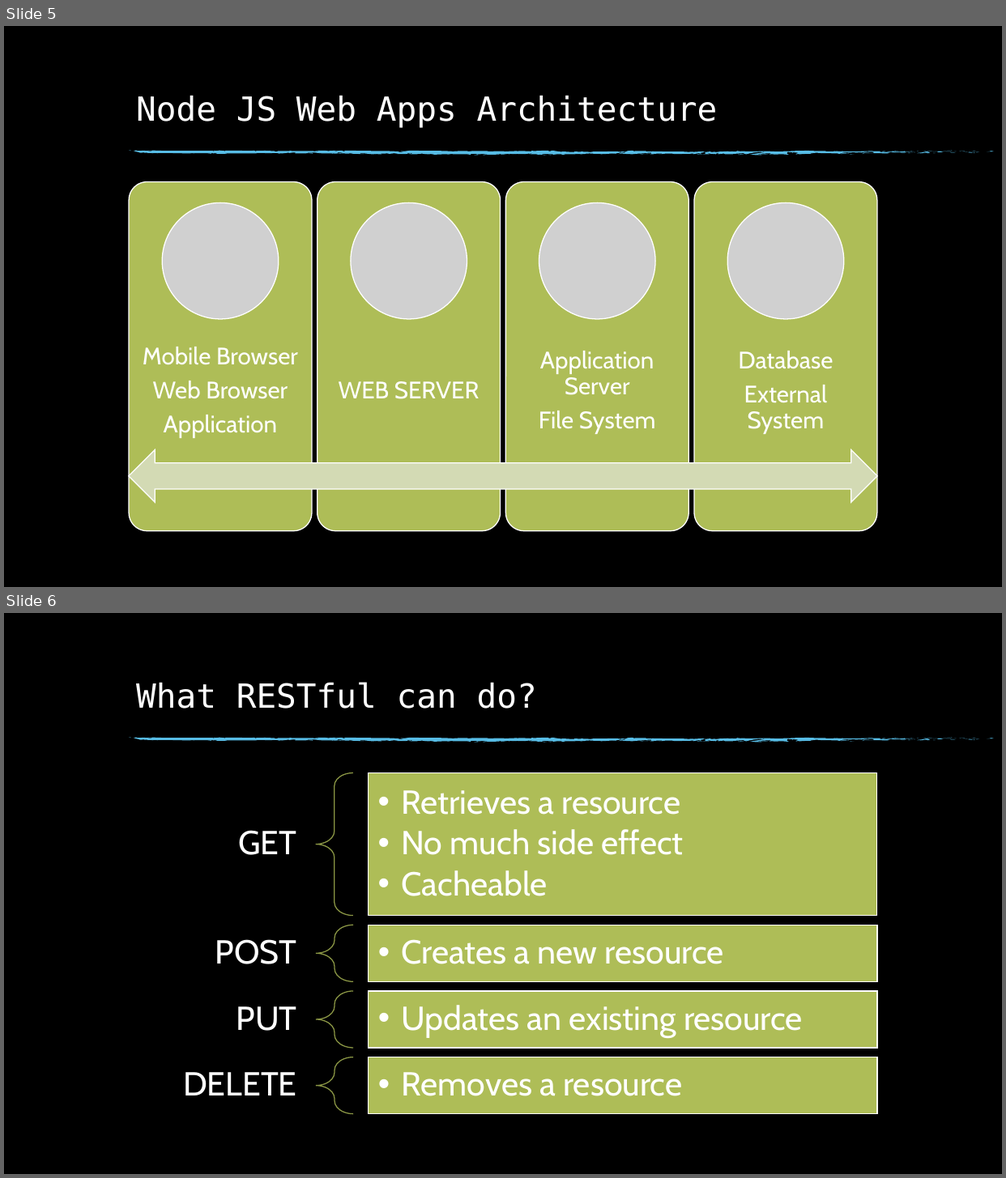
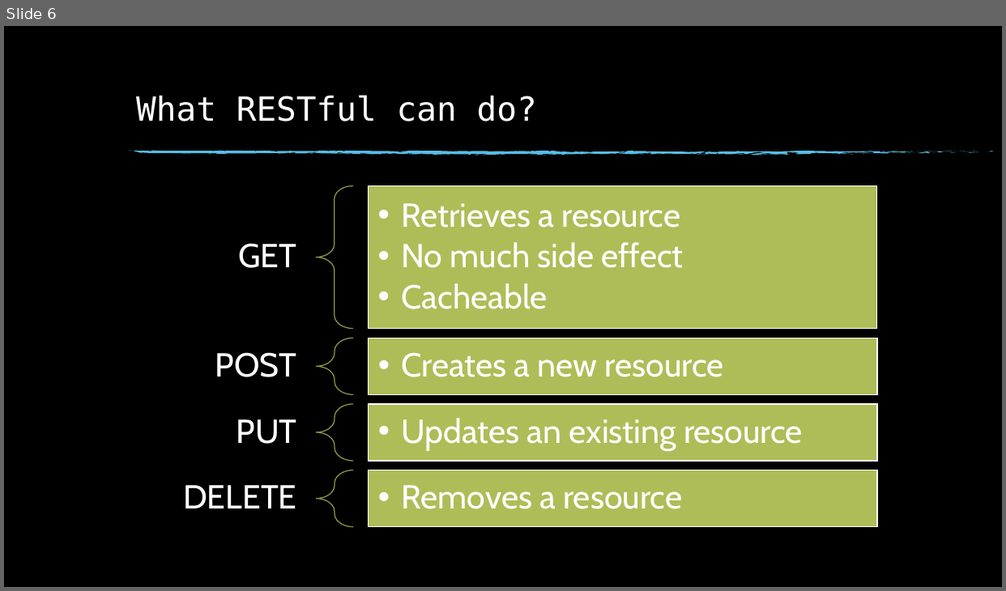
Before and after one commit to ChendrayanV/Events-2018-2019, a slide deck: SPSEvents-SEP2018/Use PowerShell and Node.js to work with SharePoint data.pptx. Shown one above the other, each under a label of ours: slides 5 and 6 before the commit, slide 6 after it. The pictures are 1006x1178 and 1006x591 pixels, drawn with LibreOffice and Linux fonts; fonts in the diff are those of the drawing; grey boxes stand for pictures; background and template pictures are left out. Boxes give left, top, right and bottom in pixels: in the first picture for what was removed or moved away, otherwise in the second. Text is boxed around its words. In the diff, an @@ line names an element or a change of style, - is before the commit and + after.

```diff
--- a/SPSEvents-SEP2018/Use PowerShell and Node.js to work with SharePoint data.pptx
+++ b/SPSEvents-SEP2018/Use PowerShell and Node.js to work with SharePoint data.pptx
@@ slide 5 removed at (x1=4, y1=26, x2=1002, y2=587), background picture (left out); not listed: 74 template elements that a slide beside it also shows @@
@@ title removed at (x1=136, y1=95, x2=718, y2=128) @@
-Node JS Web Apps Architecture
@@ group removed at (x1=128, y1=182, x2=877, y2=531): 4 rounded rectangles, 4 texts, 4 pictures, 1 left right arrow @@
-Mobile Browser
-Web Browser
-Application
-WEB SERVER
-Application Server
-File System
-Database
-External System
```
Also in this commit, not shown: 3 slides changed, 4 slides added, 1 other slide removed.
